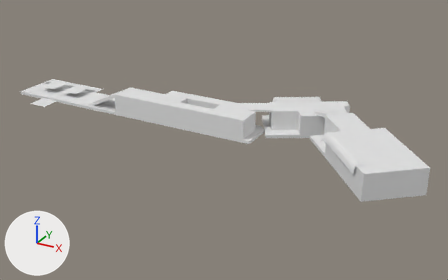
An edit to the FBX model Content/Placeable/RoadModule/D2/SM_RoadModule_D2.fbx, drawn before and after from the same camera.
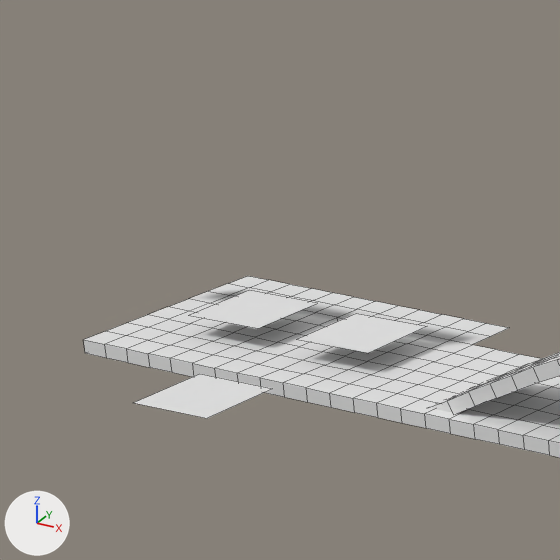
Each version is shown whole from a 50 mm camera at (81.3, -77.6, 36.1) aimed at (39.5, -1.6, -1.9), then close up on the part from 1% to 25% of the width and 9% to 48% of the height. The lights are fixed; the arrows at lower left show +X, +Y and +Z. The close-ups show mesh edges as thin lines. Objects named as collision shapes, trigger or cutter boxes, shadow casters or lower levels of detail are left out. Where no turn or scale is listed for an object, it has been applied to the vertices. Vertices at the same position are counted once.

The older version as bpy lines, for what is in view:
```python
me_transform5_005 = bpy.data.meshes.new('transform5.005')
me_transform5_005.from_pydata(...)  # 1805 vertices, 1589 faces; spans x 0.0..7133.0, y -1619.0..1305.0, z -50.0..517.0
me_transform5_005.materials.append(mat_masked)  # white #e7e7e7
ob_road = bpy.data.objects.new('road', me_transform5_005)
ob_road.location = (0.0, 0.0, 0.0)
ob_road.scale = (0.01, 0.01, 0.01)
```
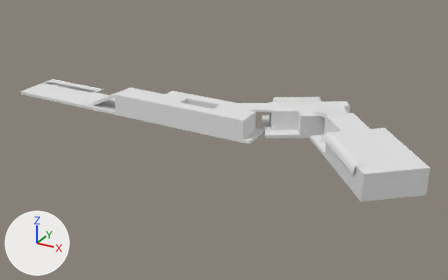
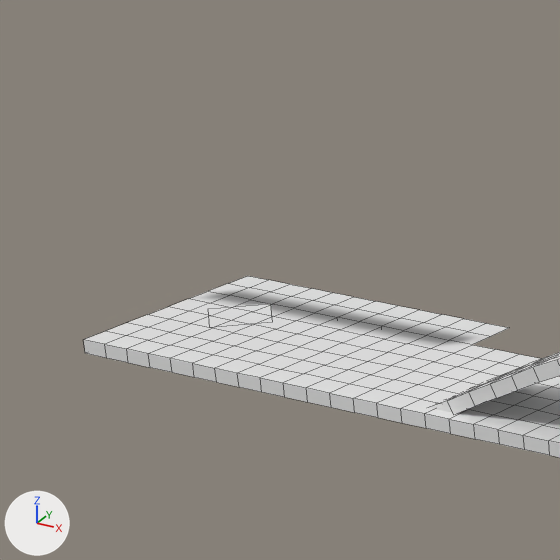
Boxes (x1, y1, x2, y2) around the edits, measured in the close-ups (560 x 560 px):
```json
{"part": 1, "of": "me_transform5_005", "change": "deleted", "before": [298, 313, 427, 353]}
{"part": 2, "of": "me_transform5_005", "change": "deleted", "before": [134, 374, 272, 418]}
{"part": 3, "of": "me_transform5_005", "change": "deleted", "before": [188, 290, 317, 329]}
{"part": 4, "of": "me_transform5_005", "change": "added", "after": [208, 304, 273, 328]}
```

The change, as JSON lines over the scene's bpy script:
```json
{"block": "me_transform5_005", "where": "me_transform5_005.from_pydata(...)  # 1805 vertices, 1589 faces; spans x 0.0..7133.0, y -1619.0..1305.0, z -50.0..517.0"}
{"block": "me_transform5_005", "where": "# used by ob_road; location = (0.0, 0.0, 0.0); scale = (0.01, 0.01, 0.01)"}
{"block": "me_transform5_005", "where": "# verts and faces of me_transform5_005; kept vertices keep their numbers, new ones are numbered from 1805"}
{"block": "me_transform5_005", "change": "me_transform5_005 part 1: the loose piece of 4 vertices spanning x 786.0..1100.0, y -209.0..106.0, z 76.0 is deleted"}
{"block": "me_transform5_005", "change": "me_transform5_005 part 2: the loose piece of 4 vertices spanning x 755.0..1069.0, y -926.0..-612.0, z 76.0 is deleted"}
{"block": "me_transform5_005", "change": "me_transform5_005 part 3: the loose piece of 4 vertices spanning x 291.0..606.0, y -200.0..114.0, z 76.0 is deleted"}
{"block": "me_transform5_005", "change": "me_transform5_005 part 4"}
{"op": "add", "block": "me_transform5_005", "code": "verts[1805] = (444.0, 48.0, 1.0)  # pixel (272, 322)"}
{"op": "add", "block": "me_transform5_005", "code": "verts[1806] = (293.0, -101.0, 1.0)  # pixel (209, 327)"}
{"op": "add", "block": "me_transform5_005", "code": "verts[1807] = (143.0, 49.0, 1.0)  # pixel (208, 308)"}
{"op": "add", "block": "me_transform5_005", "code": "verts[1808] = (294.0, 199.0, 1.0)  # pixel (270, 303)"}
{"op": "add", "block": "me_transform5_005", "code": "faces += [(1805, 1808, 1807, 1806)]"}
```
